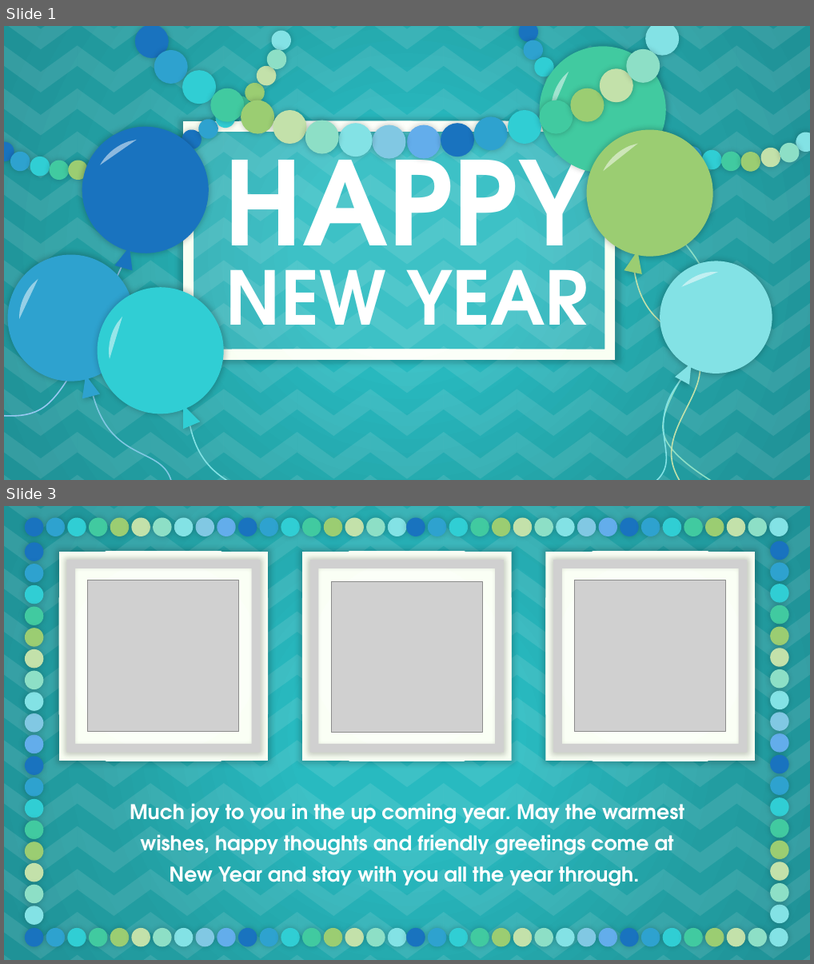
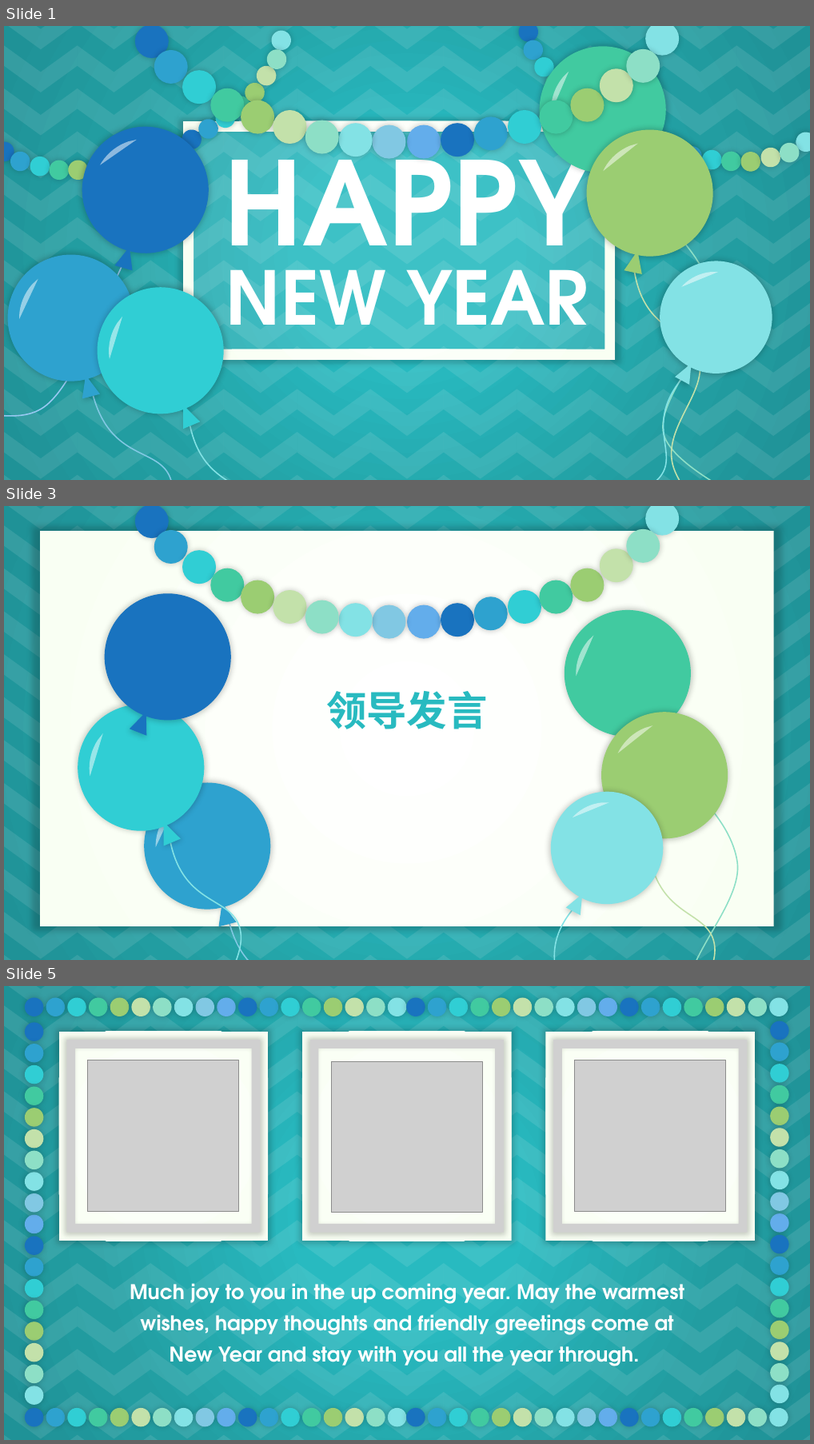
Before and after one commit to zhangzju/ExcelFixer, a slide deck: Main.pptx. Shown one above the other, each under a label of ours: slides 1 and 3 before the commit, slides 1, 3 and 5 after it; the slides between them are not shown. The pictures are 814x964 and 814x1444 pixels, drawn with LibreOffice and Linux fonts; fonts in the diff are those of the drawing; grey boxes stand for pictures; background and template pictures are left out. Boxes give left, top, right and bottom in pixels: in the first picture for what was removed or moved away, otherwise in the second. Text is boxed around its words. In the diff, an @@ line names an element or a change of style, - is before the commit and + after.

```diff
--- a/Main.pptx
+++ b/Main.pptx
@@ slide 3 added at [4, 506, 810, 960], background gradient #28BAC0 to #229DA1 to #1F9297; not listed: 132 template elements that a slide beside it also shows @@
@@ group added at [135, 506, 680, 639]: 18 ellipses @@
@@ rectangle added at [40, 531, 774, 926], fill gradient #FFFFFF to #F9FFF3 @@
@@ freeform shape added at [79, 575, 250, 756], fill #1973BF @@
@@ freeform shape added at [550, 595, 711, 768], fill #41CAA0 @@
@@ freeform shape added at [566, 636, 603, 676], fill #FFFFFF at 50% opacity @@
@@ freeform shape added at [58, 684, 230, 866], fill #30CED4 @@
@@ text added at [326, 691, 488, 729], 48 pt, text gradient #28BAC0 to #229DA1 to #1F9297, bold @@
+领导发言
@@ freeform shape added at [586, 700, 740, 868], fill #9BCD72 @@
@@ freeform shape added at [618, 720, 654, 759], fill #FFFFFF at 50% opacity @@
@@ freeform shape added at [77, 733, 117, 776], fill #FFFFFF at 50% opacity @@
@@ freeform shape added at [130, 769, 289, 940], fill #2EA2CF @@
@@ freeform shape added at [650, 750, 795, 960], outline #8DDFC6 1.5 pt @@
@@ freeform shape added at [524, 772, 683, 937], fill #83E2E5 @@
@@ freeform shape added at [573, 790, 610, 829], fill #FFFFFF at 50% opacity @@
@@ freeform shape added at [147, 807, 183, 847], fill #FFFFFF at 50% opacity @@
@@ freeform shape added at [170, 828, 330, 960], outline #83E2E5 1.5 pt @@
@@ freeform shape added at [649, 847, 794, 960], outline #C3E1AA 1.5 pt @@
@@ freeform shape added at [229, 900, 416, 960], outline #81C8E3 1.5 pt @@
@@ freeform shape added at [362, 905, 663, 960], outline #83E2E5 1.5 pt @@
@@ what was slide 3 is now slide 5 @@
```
Also in this commit, not shown: 3 other slides added, 2 slides removed, 1 other file.
